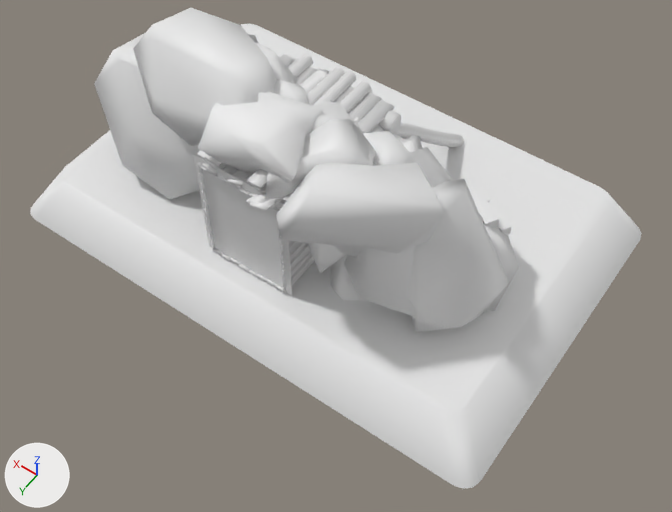
Before and after pictures for a commit that changed the FBX model Content/Buildings/Meshes/CA_MineEntranceDestruction_Stage1.fbx.
Before and after are seen from a 50 mm lens placed at (-6.75, 9.25, 12.64), pointed at (-1.0, 1.2, -0.01). Lighting does not change. The marker at lower left points along +X, +Y and +Z.

In view in the first picture: 'CA_MineEntranceDestruction_Stage1', 'CA_MineEntranceDestruction_Stage1_Cliff', 'CA_MineEntranceDestruction_Stage1_Ground', 'CA_MineEntranceDestruction_Stage1_Wall'.
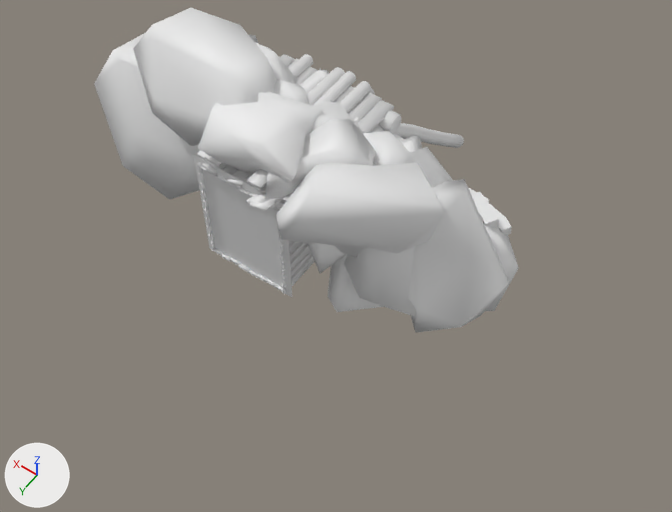
What changed in the scene script:
```text
Remove ob_ca_mineentrancedestruction_stage1_ground:
    ob_ca_mineentrancedestruction_stage1_ground = bpy.data.objects.new('CA_MineEntranceDestruction_Stage1_Ground', me_plane_005)
    ob_ca_mineentrancedestruction_stage1_ground.location = (0.0, 0.0, 0.0)
```

Pixel boxes [x1, y1, x2, y2] of what changed, in the pictures (672 x 512 px):
'CA_MineEntranceDestruction_Stage1_Ground', deleted: before [30, 23, 642, 489]
